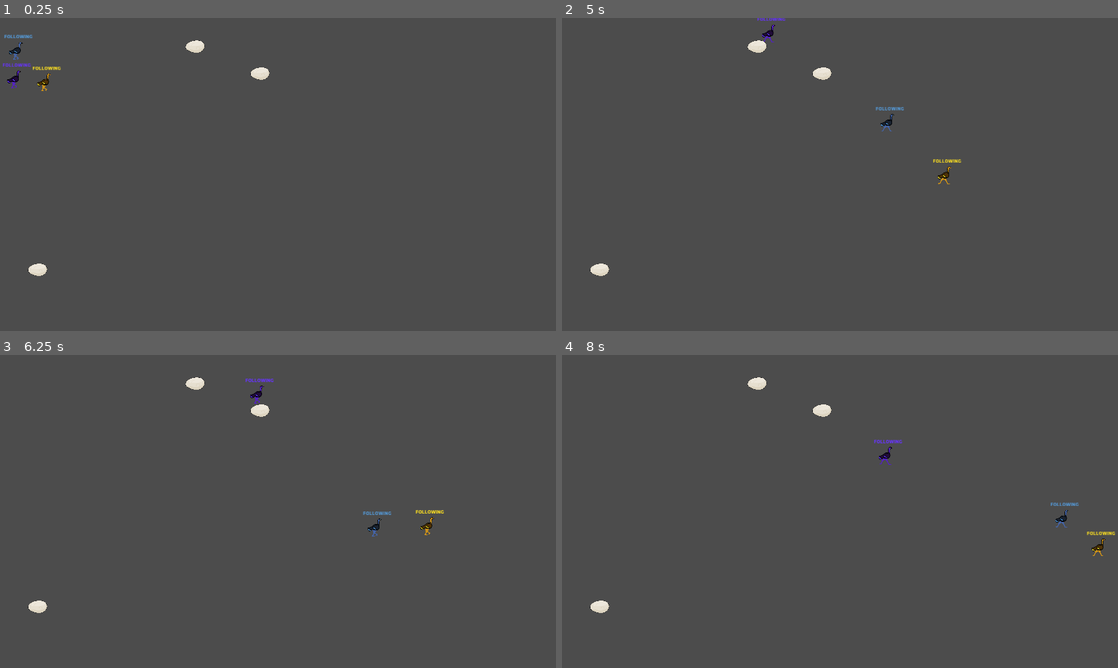
Above: before the commit, frames 1-4 (two rows, left to right).
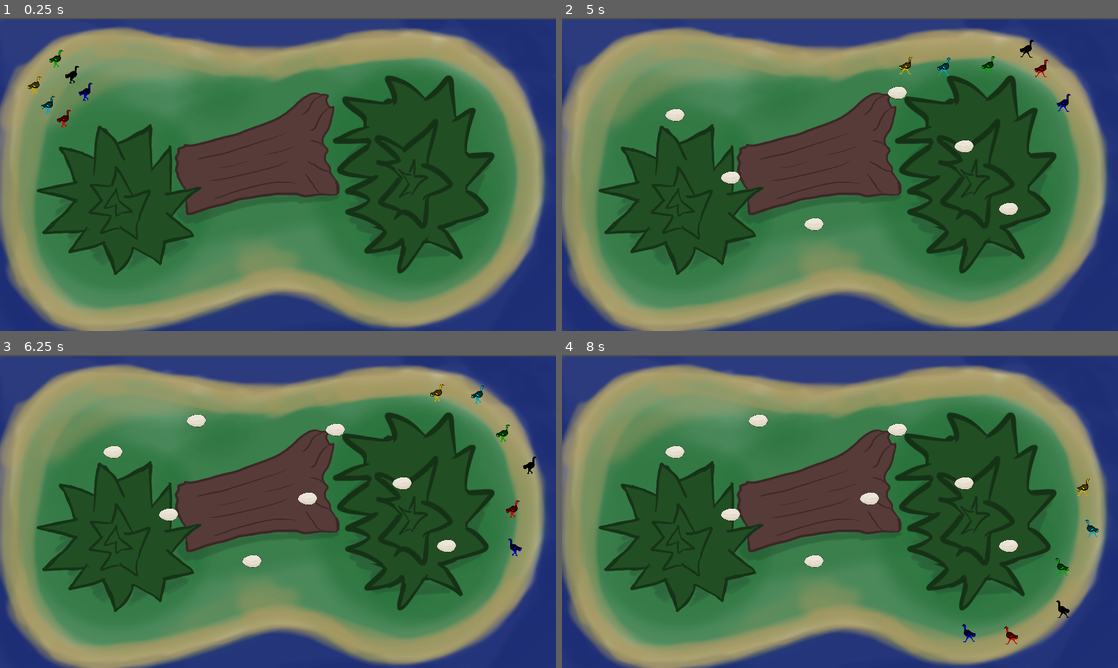
Above: after the commit, the same moments.

Repository: wholeNaNyards/game-ai
Game: Godot game, scene res://src/Main.tscn
Same seed, same stepped clock (60 frames per second), same inputs: the game is played once before the commit and once after it.
Inputs (mouse positions are in pixels of both pictures, inside the frame that each line leads up to):
- Up to frame 1 (0.25 s): no input
- Up to frame 2 (5 s): move the mouse to (962, 158) at 0.52 s; press the mouse at (962, 158) at 0.53 s; hold D (move_right) 0.53-1.28 s; move the mouse to (728, 190) at 1.27 s; release the mouse at (728, 190) at 1.28 s; hold S (move_down) 1.28-2.03 s; click (728, 190) at 1.35 s; move the mouse to (895, 105) at 2.02 s; press the mouse at (895, 105) at 2.03 s; hold D (move_right) 2.03-2.78 s; move the mouse to (812, 237) at 2.77 s; release the mouse at (812, 237) at 2.78 s; hold W (move_up) 2.78-3.53 s; click (812, 237) at 2.85 s; move the mouse to (1006, 221) at 3.52 s; press the mouse at (1006, 221) at 3.53 s; hold A (move_left) from 3.53 s (still down); move the mouse to (673, 127) at 4.27 s; release the mouse at (673, 127) at 4.28 s; click (673, 127) at 4.35 s
- Up to frame 3 (6.25 s): move the mouse to (305, 511) at 5.02 s; release A (move_left) at 5.03 s; press the mouse at (305, 511) at 5.03 s; hold S (move_down) 5.03-5.78 s; move the mouse to (194, 433) at 5.77 s; release the mouse at (194, 433) at 5.78 s; hold D (move_right) from 5.78 s (still down); click (194, 433) at 5.85 s
- Up to frame 4 (8 s): move the mouse to (962, 495) at 6.52 s; release D (move_right) at 6.53 s; press the mouse at (962, 495) at 6.53 s; hold W (move_up) 6.53-7.28 s; move the mouse to (728, 527) at 7.27 s; release the mouse at (728, 527) at 7.28 s; hold D (move_right) from 7.28 s (still down); click (728, 527) at 7.35 s

The runs differ from the first frame. In frame 1, 94% of the frame differs, in the area x 0-100%, y 0-100%; in frame 2, 94%; in frame 3, 94%; in frame 4, 94%.

Commit message:
Added racetrack scene

Diff:
--- a/PreyStateGlobal.gd
+++ b/PreyStateGlobal.gd
@@ -22,12 +22,12 @@
 		prey.animated_sprite.flip_h = true
 
 	var currently_steering = false
-
-	if Input.is_action_pressed("left_click"):
-		var mouse_pos = prey.get_global_mouse_position()
-		prey.steering_manager.seek(mouse_pos)
-		currently_steering = true
-		prey.change_state("SEEKING")
+#
+#	if Input.is_action_pressed("left_click"):
+#		var mouse_pos = prey.get_global_mouse_position()
+#		prey.steering_manager.seek(mouse_pos)
+#		currently_steering = true
+#		prey.change_state("SEEKING")
 
 	if prey.path_points:
 		prey.steering_manager.path_follow(prey.path_points)
--- a/src/Main.gd
+++ b/src/Main.gd
@@ -1,4 +1,13 @@
 extends Node2D
+
+var rock = preload("Rock.tscn")
 
 func _init() -> void:
 	randomize()
+
+func _process(delta: float) -> void:
+	if Input.is_action_just_pressed("left_click"):
+		var mouse_pos = get_global_mouse_position()
+		var new_rock = rock.instance()
+		new_rock.position = mouse_pos
+		add_child(new_rock)
--- a/src/Main.tscn
+++ b/src/Main.tscn
@@ -1,8 +1,7 @@
-[gd_scene load_steps=8 format=2]
+[gd_scene load_steps=7 format=2]
 
 [ext_resource path="res://src/ai/Prey.tscn" type="PackedScene" id=1]
-[ext_resource path="res://src/Rock.tscn" type="PackedScene" id=2]
-[ext_resource path="res://assets/background.png" type="Texture" id=3]
+[ext_resource path="res://assets/Racetrack.png" type="Texture" id=3]
 [ext_resource path="res://src/Main.gd" type="Script" id=4]
 
 [sub_resource type="RectangleShape2D" id=1]
@@ -13,7 +12,7 @@
 
 [sub_resource type="Curve2D" id=3]
 _data = {
-"points": PoolVector2Array( 0, 0, 0, 0, -330, -290, 0, 0, 0, 0, -180, -311, 0, 0, 0, 0, 65, -142, 0, 0, 0, 0, 288, -47, 0, 0, 0, 0, 526, 228, 0, 0, 0, 0, 1003, 210, 0, 0, 0, 0, 1003, 513, 0, 0, 0, 0, 805, 665, 0, 0, 0, 0, 652, 659, 0, 0, 0, 0, -63, 326, 0, 0, 0, 0, -339, 606, 0, 0, 0, 0, -566, 675, 0, 0, 0, 0, -710, 617, 0, 0, 0, 0, -747, 167, 0, 0, 0, 0, -601, -281, 0, 0, 0, 0, -330, -290 )
+"points": PoolVector2Array( 0, 0, 0, 0, -314, -230, 0, 0, 0, 0, -183, -232, -135.057, 15.5564, 135.057, -15.5564, 98, -185, 0, 0, 0, 0, 346, -216, -76.3675, -59.397, 76.3675, 59.397, 783, -201, -26.163, -125.865, 26.163, 125.865, 924, 24, 0, 0, 0, 0, 939, 284, 0, 0, 0, 0, 867, 450, 100.409, -47.3762, -100.409, 47.3762, 745, 554, 140.007, 7.07107, -140.007, -7.07107, 473, 596, 199.404, 23.3345, -199.404, -23.3345, 152, 459, 95.4594, -82.7315, -95.4594, 82.7315, -239, 568, 0, 0, 0, 0, -463, 634, 0, 0, 0, 0, -611, 603, 0, 0, 0, 0, -691, 525, 0, 0, 0, 0, -755, 350, 0, 0, 0, 0, -759, 173, -31.1127, 68.5894, 31.1127, -68.5894, -716, -60, -79.9153, 31.7254, 79.9153, -31.7254, -617, -223, 0, 0, 0, 0, -475, -251, 0, 0, 0, 0, -386, -243, 0, 0, 0, 0, -314, -230 )
 }
 
 [node name="Main" type="Node2D"]
@@ -21,8 +20,8 @@
 script = ExtResource( 4 )
 
 [node name="Background" type="Sprite" parent="."]
-visible = false
 position = Vector2( 120, 173 )
+rotation = 4.71239
 texture = ExtResource( 3 )
 
 [node name="Walls" type="Node2D" parent="."]
@@ -69,56 +68,67 @@
 current = true
 
 [node name="Racetrack" type="StaticBody2D" parent="."]
+visible = false
 position = Vector2( -425, -97 )
 collision_layer = 32
 collision_mask = 0
 
 [node name="CollisionPolygon2D" type="CollisionPolygon2D" parent="Racetrack"]
+position = Vector2( -24, -356 )
 build_mode = 1
-polygon = PoolVector2Array( -164, -105, 195, -158, 427, 26, 612, 103, 448, 358, 210, 179, 187, 507, 49, 608, -173, 680, -259, 262 )
-
-[node name="CollisionPolygon2D2" type="CollisionPolygon2D" parent="Racetrack"]
-position = Vector2( 630, 371 )
-build_mode = 1
-polygon = PoolVector2Array( -379, -701, 694, -699, 979, -687, 987, -198, 394, -111, 230, -380 )
-
-[node name="CollisionPolygon2D3" type="CollisionPolygon2D" parent="Racetrack"]
-position = Vector2( 778, 530 )
-build_mode = 1
-polygon = PoolVector2Array( -182, -431, 117, -132, 566, -157, 550, 26, 353, 151, 163, 65, -346, -198 )
+polygon = PoolVector2Array( -389, 371, -318, 252, -236, 178, -182, 147, -79, 126, 14, 116, 69, 118, 174, 142, 413, 175, 531, 179, 610, 183, 799, 136, 1002, 118, 1134, 130, 1225, 156, 1323, 223, 1447, 384, 1490, 538, 1495, 693, 1457, 856, 1337, 1010, 1251, 1084, 1094, 1140, 961, 1150, 858, 1141, 735, 1079, 667, 1040, 598, 1027, 502, 1044, 107, 1163, 1526, 1160, 1530, 88, -391, 83 )
 
 [node name="CollisionPolygon2D4" type="CollisionPolygon2D" parent="Racetrack"]
-position = Vector2( 468, 625 )
+position = Vector2( 516, 270 )
 build_mode = 1
-polygon = PoolVector2Array( -105, -122, -27, -96, 96, 9, 429, 108, 584, 255, -441, 247 )
+polygon = PoolVector2Array( -930, 163, -907, 294, -879, 377, -816, 459, -744, 510, -643, 534, -932, 537 )
+
+[node name="CollisionPolygon2D5" type="CollisionPolygon2D" parent="Racetrack"]
+position = Vector2( 1336, -85 )
+build_mode = 1
+polygon = PoolVector2Array( -1604, 556, -1497, 443, -1624, 408, -1498, 376, -1547, 254, -1425, 291, -1413, 183, -1341, 244, -1232, 180, -1225, 326, -1164, 251, -1075, 247, -852, 183, -795, 156, -755, 130, -718, 94, -676, 69, -621, 72, -605, 112, -560, 82, -419, 101, -398, 91, -424, 11, -376, 18, -323, 45, -284, 85, -206, 8, -187, 19, -175, 148, -123, 118, -109, 127, -137, 259, -132, 273, -51, 271, -44, 289, -132, 392, -133, 405, -74, 444, -63, 473, -77, 493, -168, 521, -211, 538, -179, 575, -154, 641, -167, 642, -200, 619, -274, 588, -286, 595, -334, 667, -366, 695, -380, 690, -369, 601, -398, 615, -495, 624, -492, 601, -438, 545, -493, 511, -566, 483, -559, 466, -488, 442, -521, 429, -581, 420, -639, 425, -702, 435, -736, 428, -801, 425, -921, 442, -1038, 474, -1143, 503, -1079, 557, -1086, 570, -1178, 590, -1195, 672, -1225, 645, -1288, 611, -1300, 650, -1354, 702, -1399, 593, -1435, 614, -1517, 624, -1474, 552 )
 
 [node name="Path2D" type="Path2D" parent="."]
 curve = SubResource( 3 )
 
 [node name="Prey" parent="." instance=ExtResource( 1 )]
-modulate = Color( 0.407843, 0.203922, 1, 1 )
-position = Vector2( -762, -167 )
+modulate = Color( 0, 0, 0, 1 )
+position = Vector2( -618, -161 )
+max_speed = 300
+speed = 600
 path_follow = NodePath("../Path2D")
 
 [node name="Prey3" parent="." instance=ExtResource( 1 )]
-modulate = Color( 1, 0.886275, 0.12549, 1 )
-position = Vector2( -747, -151 )
+modulate = Color( 0, 0, 1, 1 )
+position = Vector2( -578, -111 )
+max_speed = 350
+speed = 700
+path_follow = NodePath("../Path2D")
+
+[node name="Prey2" parent="." instance=ExtResource( 1 )]
+modulate = Color( 0, 1, 0, 1 )
+position = Vector2( -662, -217 )
+max_speed = 300
+speed = 600
+path_follow = NodePath("../Path2D")
+
+[node name="Prey4" parent="." instance=ExtResource( 1 )]
+modulate = Color( 0, 1, 1, 1 )
+position = Vector2( -679, -78 )
+max_speed = 300
+speed = 550
+path_follow = NodePath("../Path2D")
+
+[node name="Prey5" parent="." instance=ExtResource( 1 )]
+modulate = Color( 1, 0, 0, 1 )
+position = Vector2( -639, -28 )
 max_speed = 400
 speed = 750
 path_follow = NodePath("../Path2D")
 
-[node name="Prey2" parent="." instance=ExtResource( 1 )]
-modulate = Color( 0.333333, 0.607843, 0.854902, 1 )
-position = Vector2( -796, -244 )
+[node name="Prey6" parent="." instance=ExtResource( 1 )]
+modulate = Color( 1, 1, 0, 1 )
+position = Vector2( -723, -134 )
 max_speed = 300
 speed = 600
 path_follow = NodePath("../Path2D")
-
-[node name="Rock" parent="." instance=ExtResource( 2 )]
-position = Vector2( -716, 545 )
-
-[node name="Rock3" parent="." instance=ExtResource( 2 )]
-position = Vector2( -172, -225 )
-
-[node name="Rock4" parent="." instance=ExtResource( 2 )]
-position = Vector2( 52, -132 )
--- a/src/ai/Prey.tscn
+++ b/src/ai/Prey.tscn
@@ -22,9 +22,11 @@
 path_follow = NodePath("")
 
 [node name="CollisionShape2D" type="CollisionShape2D" parent="." index="0"]
+visible = false
 shape = SubResource( 2 )
 
 [node name="PredatorDetector" type="Area2D" parent="." index="2"]
+visible = false
 position = Vector2( 0, 32 )
 collision_layer = 0
 collision_mask = 8
@@ -41,6 +43,7 @@
 animation = "walking"
 
 [node name="Raycasts" type="Node2D" parent="." index="4"]
+visible = false
 
 [node name="RayCast2D" type="RayCast2D" parent="Raycasts" index="0"]
 enabled = true
@@ -61,9 +64,9 @@
 
 [node name="StateMachine" parent="." index="5" instance=ExtResource( 4 )]
 position = Vector2( -1, 32 )
-show_label = true
 
 [node name="PredatorDetectorRaycasts" type="Node2D" parent="." index="6"]
+visible = false
 
 [node name="RayCast2D" type="RayCast2D" parent="PredatorDetectorRaycasts" index="0"]
 enabled = true
@@ -83,6 +86,7 @@
 collision_mask = 25
 
 [node name="WallAvoidanceRays" type="Node2D" parent="." index="7"]
+visible = false
 
 [node name="RayCast2D" type="RayCast2D" parent="WallAvoidanceRays" index="0"]
 enabled = true
Binary file added: assets/Racetrack.png
Not shown, added: assets/Racetrack.png.import
